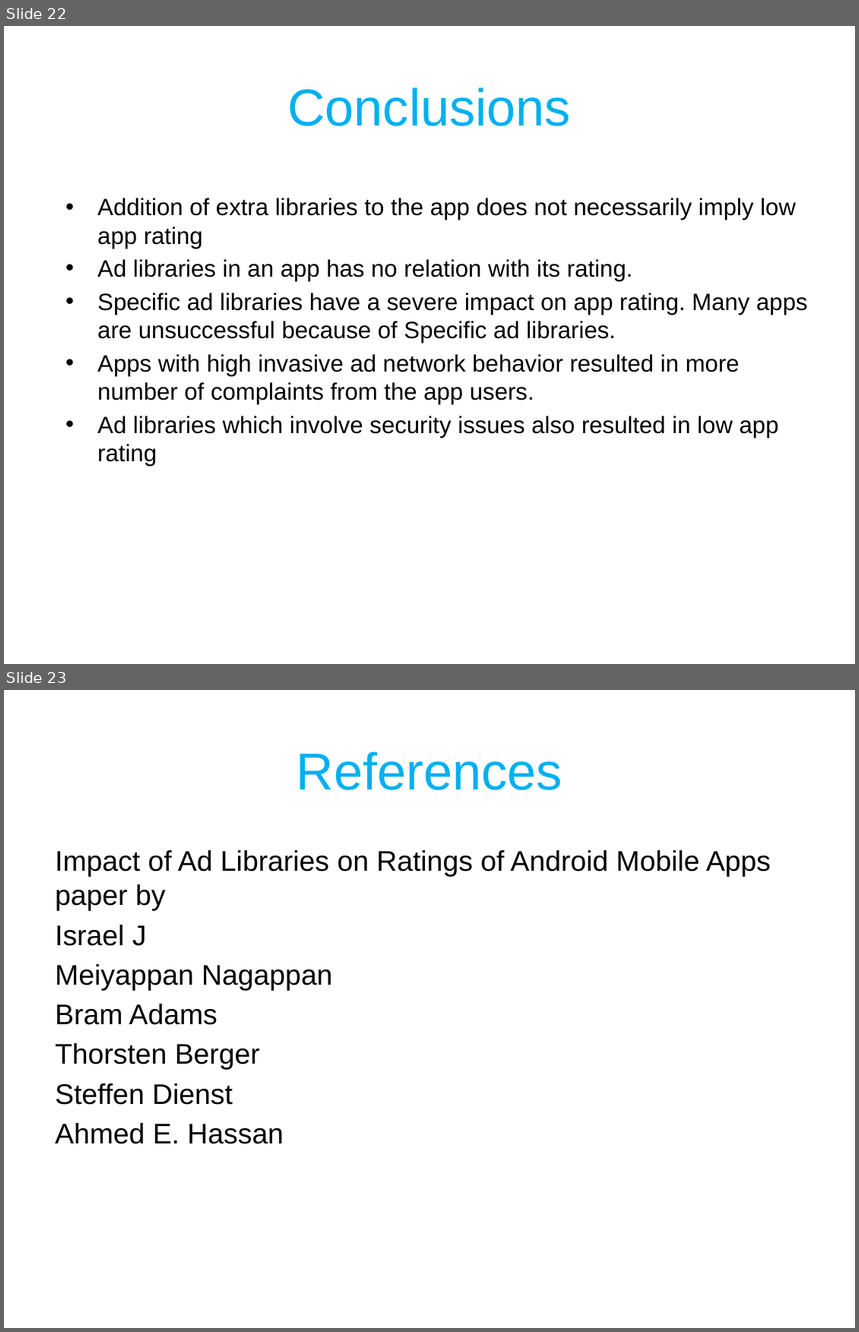
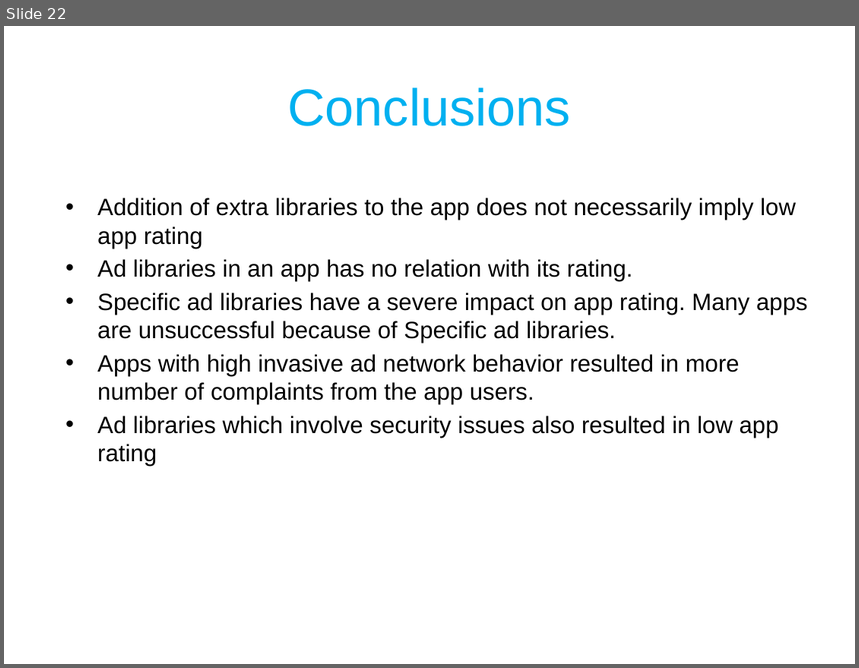
Before and after one commit to sreeram66/ASE-Spring2016, a slide deck: Documentation/Presentation/ASE_adlib_Presentation.pptx. Shown one above the other, each under a label of ours: slides 22 and 23 before the commit, slide 22 after it. The pictures are 859x1332 and 859x668 pixels, drawn with LibreOffice and Linux fonts; fonts in the diff are those of the drawing; background and template pictures are left out. Boxes give left, top, right and bottom in pixels: in the first picture for what was removed or moved away, otherwise in the second. Text is boxed around its words. In the diff, an @@ line names an element or a change of style, - is before the commit and + after.

```diff
--- a/Documentation/Presentation/ASE_adlib_Presentation.pptx
+++ b/Documentation/Presentation/ASE_adlib_Presentation.pptx
@@ slide 23 removed at [4,690,855,1328], background picture (left out) @@
@@ title removed at [297,752,563,790] @@
-References
@@ text removed at [55,850,771,1144] @@
-Impact of Ad Libraries on Ratings of Android Mobile Apps paper by
-Israel J
-Meiyappan Nagappan
-Bram Adams
-Thorsten Berger
-Steffen Dienst
-Ahmed E. Hassan
```
